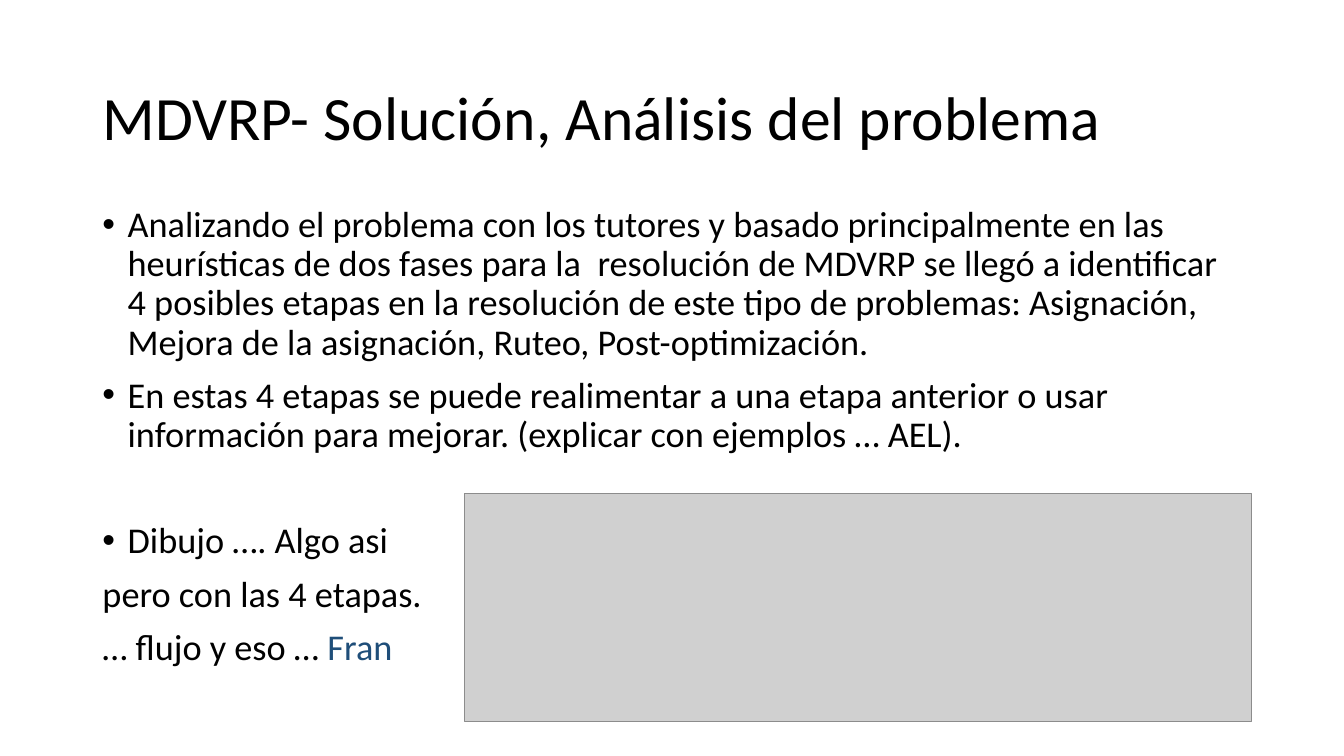
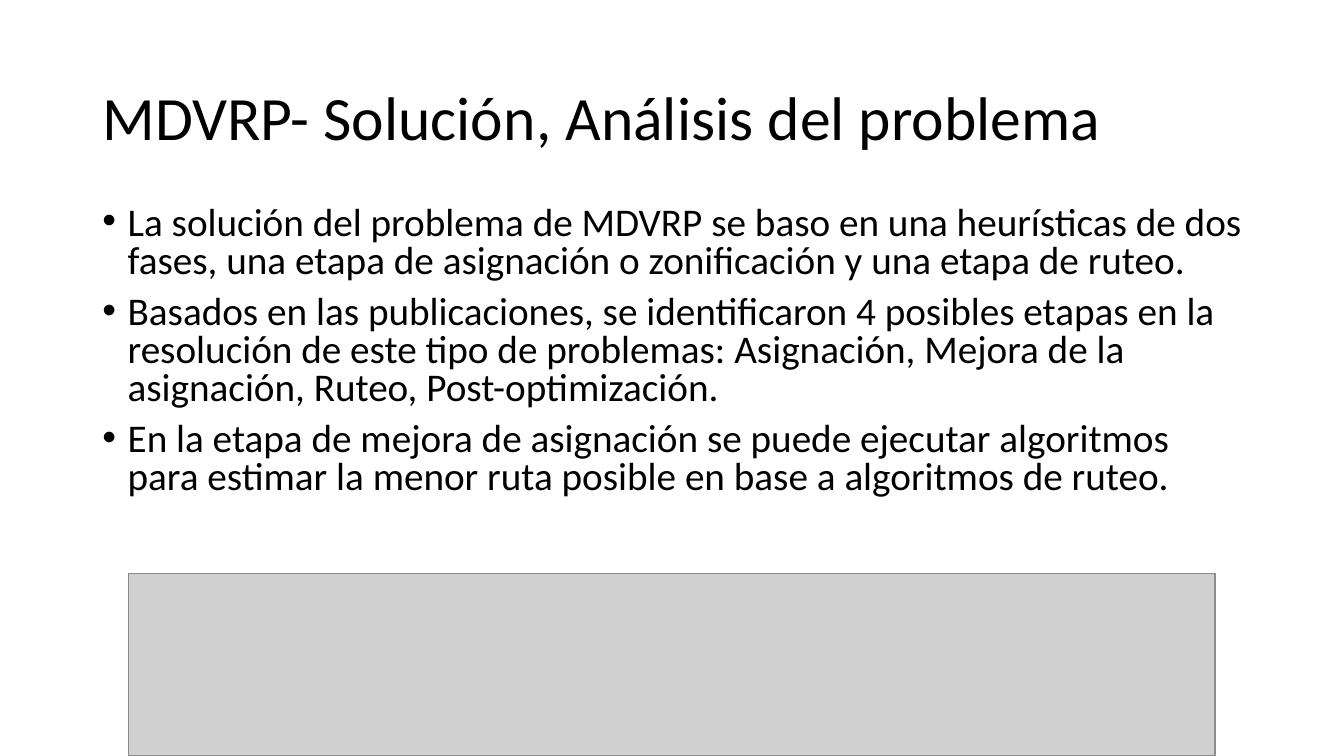
Before and after one commit to urubusale/proyvrp, a slide deck: slide 6 of Version/Documentación/MDVRP.pptx. Drawn at 1344x756 pixels with LibreOffice and Linux fonts; fonts in the diff are those of the drawing; grey boxes stand for pictures. Boxes give left, top, right and bottom in pixels: in the first picture for what was removed or moved away, otherwise in the second. Text is boxed around its words. In the diff, an @@ line names an element or a change of style, - is before the commit and + after.

```diff
--- a/Version/Documentación/MDVRP.pptx
+++ b/Version/Documentación/MDVRP.pptx
@@ text at bbox=[128, 208, 1241, 497]: text changed; size 25.9 to 28 pt @@
-• Analizando el problema con los tutores y basado principalmente en las heurísticas de dos fases para la resolución de MDVRP se llegó a identificar 4 posibles etapas en la resolución de este tipo de problemas: Asignación, Mejora de la asignación, Ruteo, Post-optimización.
-• En estas 4 etapas se puede realimentar a una etapa anterior o usar información para mejorar. (explicar con ejemplos … AEL).
-• Dibujo …. Algo asi
-pero con las 4 etapas.
-… flujo y eso … Fran
+• La solución del problema de MDVRP se baso en una heurísticas de dos fases, una etapa de asignación o zonificación y una etapa de ruteo.
+• Basados en las publicaciones, se identificaron 4 posibles etapas en la resolución de este tipo de problemas: Asignación, Mejora de la asignación, Ruteo, Post-optimización.
+• En la etapa de mejora de asignación se puede ejecutar algoritmos para estimar la menor ruta posible en base a algoritmos de ruteo.
@@ picture removed at bbox=[465, 494, 1252, 722] @@
@@ picture added at bbox=[129, 574, 1215, 756] @@
```
Also in this commit, not shown: 9 other slides changed, 1 slide added, 1 other file.
